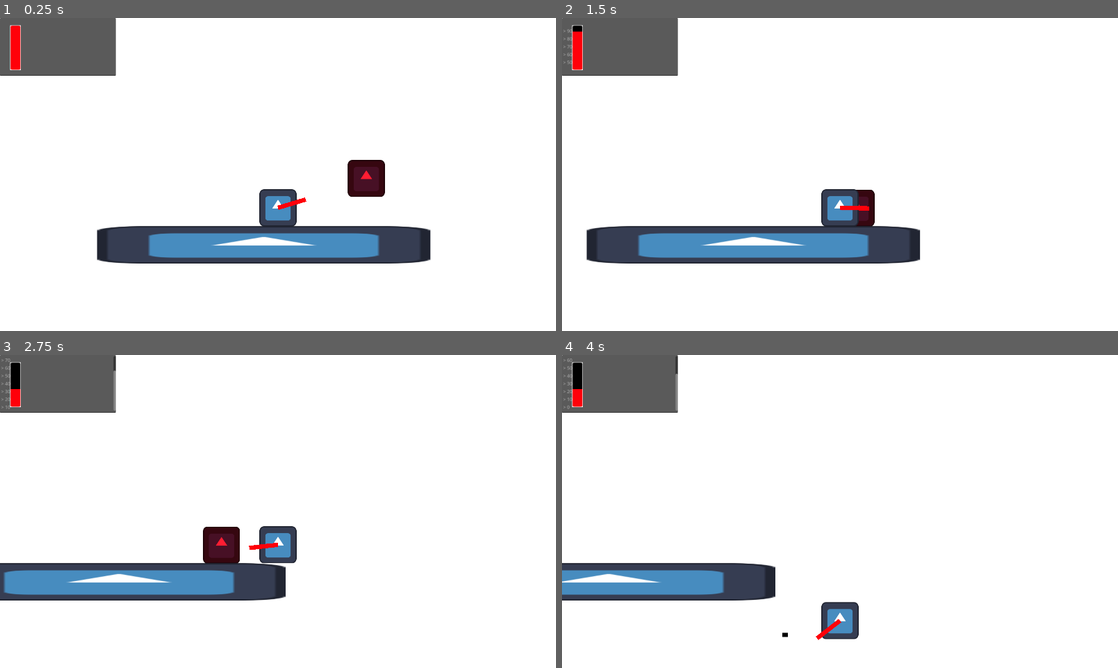
Above: before the commit, frames 1-4 (two rows, left to right).
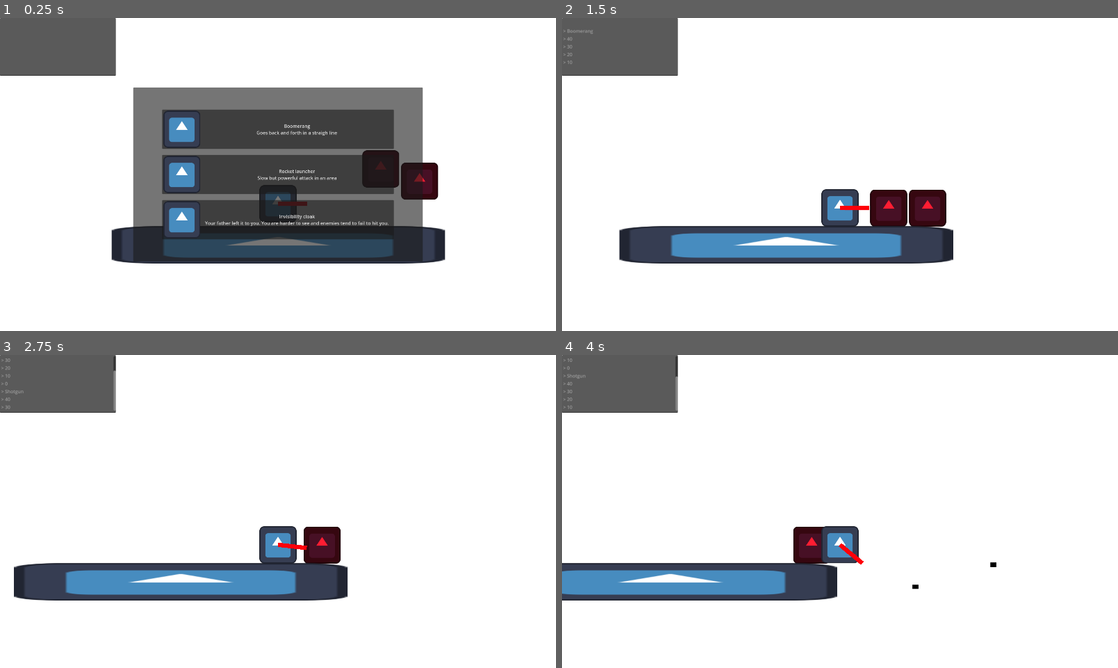
Above: after the commit, the same moments.

Repository: ricargoes/green-dusk
Game: Godot game, scene res://scenes/game.tscn
Two runs of this game, one before a commit and one after it. Both use one fixed random seed, a clock stepped at 60 frames per second and the inputs below. The engine's default icon, where the game draws it, is replaced by a stand-in: a white triangle on a blue panel in a dark square.
Inputs (mouse positions are in pixels of both pictures, inside the frame that each line leads up to):
- Up to frame 1 (0.25 s): no input
- Up to frame 2 (1.5 s): click (840, 130) at 0.5 s, where only the run after the commit has a clickable "Boomerang Goes back and forth…"; tap Enter (ui_accept) at 1.25 s
- Up to frame 3 (2.75 s): tap Space (jump) at 1.52 s; click (278, 467) at 2 s, where only the run after the commit has a clickable "Shotgun Blast in a wide arc t…"
- Up to frame 4 (4 s): tap Space (jump) at 3.02 s

The runs differ from the first frame. In frame 1, 30% of the frame differs, in the area x 1-81%, y 2-79%; in frame 2, 5.2%; in frame 3, 5.9%; in frame 4, 5.2%.

Commit message:
xp and level up system

Diff:
--- a/project.godot
+++ b/project.godot
@@ -19,6 +19,7 @@
 
 OnScreenTerminal="*res://addons/on_screen_terminal/on_screen_terminal.tscn"
 GameConstants="*res://scenes/global/game_constants.gd"
+GameLibrary="*res://scenes/global/game_library.gd"
 
 [display]
 
--- a/scenes/enermy.gd
+++ b/scenes/enermy.gd
@@ -5,7 +5,7 @@
 var xp_value: int = 200
 
 @export
-var life_points: float = 100.0
+var life_points: float = 50.0
 
 @export
 var contact_dps: float = 50.0
--- a/scenes/game.tscn
+++ b/scenes/game.tscn
@@ -15,6 +15,9 @@
 
 [node name="Enermy" parent="Enermies" instance=ExtResource("3_i8n50")]
 position = Vector2(1073, 521)
+
+[node name="Enermy2" parent="Enermies" instance=ExtResource("3_i8n50")]
+position = Vector2(1207, 563)
 
 [node name="Hero" parent="." instance=ExtResource("1_2n3he")]
 position = Vector2(718, 641)
@@ -34,4 +37,6 @@
 
 [node name="Bullets" type="Node2D" parent="."]
 
+[connection signal="defeated" from="Enermies/Enermy" to="Hero" method="_on_enermy_defeated"]
+[connection signal="defeated" from="Enermies/Enermy2" to="Hero" method="_on_enermy_defeated"]
 [connection signal="shot" from="Hero" to="." method="_on_hero_shot"]
--- /dev/null
+++ b/scenes/global/game_library.gd
@@ -0,0 +1,64 @@
+extends Node
+
+enum PowerUpType {
+	Weapon,
+	Passive
+}
+
+const POWERUPS = {
+	'Pistol': {
+		'type': PowerUpType.Weapon,
+		'description': 'Basic but reliable weapon, shoots bullets one at a time',
+		'icon': preload("res://resources/icon.svg")
+	},
+	'Sword and shield': {
+		'type': PowerUpType.Weapon,
+		'description': 'Slash nearby enermies while an orbiting shield protects you',
+		'icon': preload("res://resources/icon.svg")
+	},
+	'Boomerang': {
+		'type': PowerUpType.Weapon,
+		'description': 'Goes back and forth in a straigh line',
+		'icon': preload("res://resources/icon.svg")
+	},
+	'Shotgun': {
+		'type': PowerUpType.Weapon,
+		'description': 'Blast in a wide arc to the nearest enemy',
+		'icon': preload("res://resources/icon.svg")
+	},
+	'Rocket launcher': {
+		'type': PowerUpType.Weapon,
+		'description': 'Slow but powerful attack in an area',
+		'icon': preload("res://resources/icon.svg")
+	},
+	'Mjolnir': {
+		'type': PowerUpType.Weapon,
+		'description': 'Orbits around you hitting enermies and casting down lightning like the god of thunder you are',
+		'icon': preload("res://resources/icon.svg")
+	},
+	'Antiair dron': {
+		'type': PowerUpType.Weapon,
+		'description': 'Target airborne enermies and make them bit the dust',
+		'icon': preload("res://resources/icon.svg")
+	},
+	'Hollow point shells': {
+		'type': PowerUpType.Passive,
+		'description': 'Your bullets shatter on impact, throwing flak to other enemies.',
+		'icon': preload("res://resources/icon.svg")
+	},
+	'Armor': {
+		'type': PowerUpType.Passive,
+		'description': 'Make yourself harder to kill: HP boost.',
+		'icon': preload("res://resources/icon.svg")
+	},
+	"Invisibility cloak": {
+		'type': PowerUpType.Passive,
+		'description': 'Your father left it to you. You are harder to see and enemies tend to fail to hit you.',
+		'icon': preload("res://resources/icon.svg")
+	},
+	'Dark Necrogrimoire': {
+		'type': PowerUpType.Passive,
+		'description': 'Suck the life out of your enermies and onto you. Gross but gets you life steal.',
+		'icon': preload("res://resources/icon.svg")
+	},
+}
--- a/scenes/hero.gd
+++ b/scenes/hero.gd
@@ -10,6 +10,10 @@
 @export
 var arm_rotation_speed: float = 2*PI
 
+var level: int = 0
+var xp: int = 0
+var xp_threshold: int = 100
+
 var jump_impulse_time: float = 0.0
 
 signal shot(spawn_position: Vector2, orientation: float)
@@ -17,6 +21,7 @@
 func _ready() -> void:
 	velocity.x = player_speed
 	$UI.sync_life(life_points)
+	level_up()
 
 func _process(delta: float) -> void:
 
@@ -65,3 +70,25 @@
 	var target_orientation = $ShoulderPivot.global_position.angle_to_point(location)
 	var rotation_strength = fposmod(target_orientation-$ShoulderPivot.rotation, 2*PI)/PI - 1
 	$ShoulderPivot.rotation -= rotation_strength*arm_rotation_speed*delta
+
+func get_xp(amount: int):
+	xp += amount
+	if(xp >= xp_threshold):
+		xp -= xp_threshold
+		await level_up()
+		print(xp)
+		print(xp_threshold)
+	get_tree().paused = false
+
+func level_up():
+	get_tree().paused = true
+	$UI/LevelUpScreen.pick_powerup()
+	var powerup = await $UI/LevelUpScreen.powerup_selected
+	get_tree().paused = false
+	level += 1
+	xp_threshold = level*100
+	OnScreenTerminal.log(powerup)
+
+
+func _on_enermy_defeated(who: Variant) -> void:
+	get_xp(who.xp_value)
--- a/scenes/hero.tscn
+++ b/scenes/hero.tscn
@@ -6,6 +6,7 @@
 [ext_resource type="Texture2D" uid="uid://bd5pw0yjs0ft3" path="res://resources/ui/empty_v_bar.png" id="3_kjtew"]
 [ext_resource type="Texture2D" uid="uid://b58k1lvplemds" path="res://resources/ui/full_fuel_bar.png" id="4_5m4m8"]
 [ext_resource type="Texture2D" uid="uid://vt87ye3ybyhb" path="res://resources/ui/bar_v_border.png" id="4_r372t"]
+[ext_resource type="PackedScene" uid="uid://cdxbhwtpcrqwx" path="res://scenes/level_up_screen.tscn" id="7_y4fjo"]
 
 [sub_resource type="RectangleShape2D" id="RectangleShape2D_ihnas"]
 size = Vector2(128, 128)
@@ -31,6 +32,7 @@
 
 [node name="LifeBar" type="TextureProgressBar" parent="UI"]
 unique_name_in_owner = true
+visible = false
 offset_left = 35.0
 offset_top = 25.0
 offset_right = 72.0
@@ -46,6 +48,10 @@
 texture_over = ExtResource("4_r372t")
 texture_progress = ExtResource("4_5m4m8")
 
+[node name="LevelUpScreen" parent="UI" instance=ExtResource("7_y4fjo")]
+process_mode = 3
+visible = false
+
 [node name="ShoulderPivot" type="Node2D" parent="."]
 
 [node name="Sprite2D" type="Sprite2D" parent="ShoulderPivot"]
--- /dev/null
+++ b/scenes/level_up_screen.gd
@@ -0,0 +1,26 @@
+extends CenterContainer
+
+signal powerup_selected(powerup_name)
+
+func _ready() -> void:
+	pick_powerup()
+
+func pick_powerup():
+	show()
+	for node in %Options.get_children():
+		node.queue_free()
+
+	var available_powerups = GameLibrary.POWERUPS.keys()
+	randomize()
+	for _i in range(3):
+		var powerup_name = available_powerups.pop_at(randi() % available_powerups.size())
+		var powerup_info = GameLibrary.POWERUPS[powerup_name]
+		var button = Button.new()
+		button.icon = powerup_info['icon']
+		button.text = "{name}\n{description}".format({'name': powerup_name, 'description': powerup_info['description']})
+		button.pressed.connect(powerup_clicked.bind(powerup_name))
+		%Options.add_child(button)
+
+func powerup_clicked(powerup_name: String):
+	powerup_selected.emit(powerup_name)
+	hide()
--- /dev/null
+++ b/scenes/level_up_screen.tscn
@@ -0,0 +1,39 @@
+[gd_scene load_steps=3 format=3 uid="uid://cdxbhwtpcrqwx"]
+
+[ext_resource type="Texture2D" uid="uid://5rou5wm7frds" path="res://resources/icon.svg" id="1_3457u"]
+[ext_resource type="Script" path="res://scenes/level_up_screen.gd" id="1_r55pw"]
+
+[node name="LevelUpScreen" type="CenterContainer"]
+anchors_preset = 15
+anchor_right = 1.0
+anchor_bottom = 1.0
+grow_horizontal = 2
+grow_vertical = 2
+script = ExtResource("1_r55pw")
+
+[node name="Panel" type="Panel" parent="."]
+custom_minimum_size = Vector2(1000, 600)
+layout_mode = 2
+
+[node name="Options" type="VBoxContainer" parent="."]
+unique_name_in_owner = true
+custom_minimum_size = Vector2(800, 400)
+layout_mode = 2
+theme_override_constants/separation = 20
+
+[node name="Button" type="Button" parent="Options"]
+layout_mode = 2
+text = "Pwer up
+
+Makes you powerfuler"
+icon = ExtResource("1_3457u")
+
+[node name="Button2" type="Button" parent="Options"]
+layout_mode = 2
+text = "Pwer up"
+icon = ExtResource("1_3457u")
+
+[node name="Button3" type="Button" parent="Options"]
+layout_mode = 2
+text = "Pwer up"
+icon = ExtResource("1_3457u")
Not shown: 1 places in scenes/hero.tscn that only renumber resources
